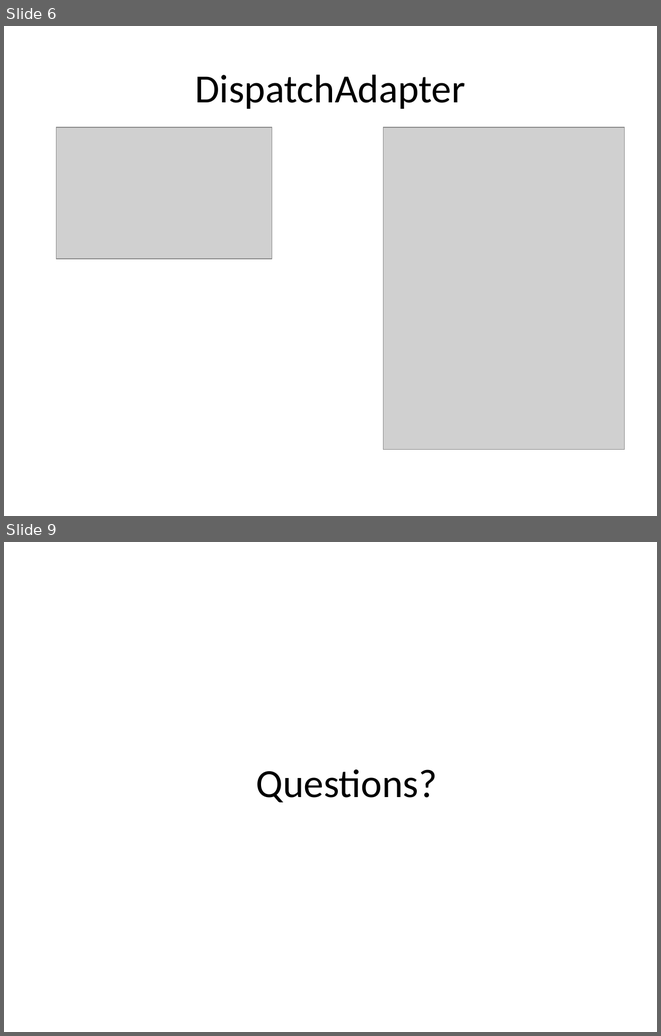
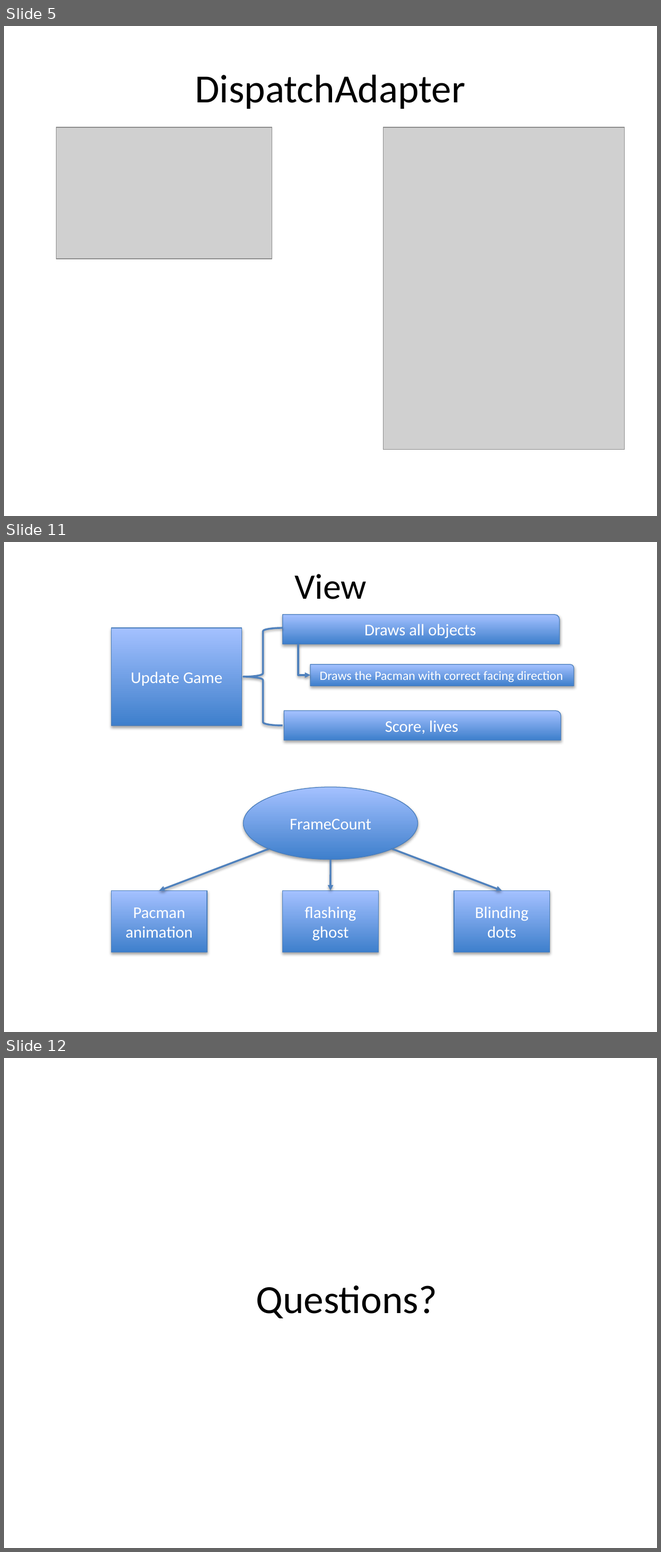
Before and after one commit to 11manu96/comp504-H7, a slide deck: src/main/resources/hw7_presentation.pptx. Shown one above the other, each under a label of ours: slides 6 and 9 before the commit, slides 5, 11 and 12 after it; the slides between them are not shown. The pictures are 661x1036 and 661x1552 pixels, drawn with LibreOffice and Linux fonts; fonts in the diff are those of the drawing; grey boxes stand for pictures. Boxes give left, top, right and bottom in pixels: in the first picture for what was removed or moved away, otherwise in the second. Text is boxed around its words. In the diff, an @@ line names an element or a change of style, - is before the commit and + after.

```diff
--- a/src/main/resources/hw7_presentation.pptx
+++ b/src/main/resources/hw7_presentation.pptx
@@ slide 11 added at (4, 542, 657, 1032), background #FFFFFF @@
@@ title added at (294, 574, 367, 599), 39.6 pt, text #000000 @@
+View
@@ round rect added at (283, 615, 559, 644), fill gradient #3F80CE to #A4C4FF, outline #4B7EBC 0.75 pt, 18 pt, text #FFFFFF @@
+Draws all objects
@@ rectangle added at (111, 628, 241, 725), fill gradient #3F80CE to #A4C4FF, outline #4B7EBC 0.75 pt, 18 pt, text #FFFFFF @@
+Update Game
@@ left brace added at (243, 628, 282, 725), outline #4F81BD 2 pt @@
@@ elbow arrow added from (299, 644) to (310, 675), #4F81BD 2 pt @@
@@ round rect added at (310, 664, 573, 686), fill gradient #3F80CE to #A4C4FF, outline #4B7EBC 0.75 pt, 14 pt, text #FFFFFF @@
+Draws the Pacman with correct facing direction
@@ round rect added at (284, 711, 561, 740), fill gradient #3F80CE to #A4C4FF, outline #4B7EBC 0.75 pt, 18 pt, text #FFFFFF @@
+Score, lives
@@ ellipse added at (243, 787, 417, 859), fill gradient #3F80CE to #A4C4FF, outline #4B7EBC 0.75 pt, 18 pt, text #FFFFFF @@
+FrameCount
@@ arrow added from (269, 849) to (159, 891), #4F81BD 2 pt @@
@@ arrow added from (330, 859) to (330, 891), #4F81BD 2 pt @@
@@ arrow added from (392, 849) to (502, 891), #4F81BD 2 pt @@
@@ rectangle added at (111, 891, 207, 953), fill gradient #3F80CE to #A4C4FF, outline #4B7EBC 0.75 pt, 18 pt, text #FFFFFF @@
+Pacman animation
@@ rectangle added at (283, 891, 379, 953), fill gradient #3F80CE to #A4C4FF, outline #4B7EBC 0.75 pt, 18 pt, text #FFFFFF @@
+flashing ghost
@@ rectangle added at (454, 891, 550, 953), fill gradient #3F80CE to #A4C4FF, outline #4B7EBC 0.75 pt, 18 pt, text #FFFFFF @@
+Blinding dots
@@ what was slide 6 is now slide 5 @@
@@ what was slide 9 is now slide 12 @@
```
Also in this commit, not shown: 1 slide changed, 5 other slides added.
